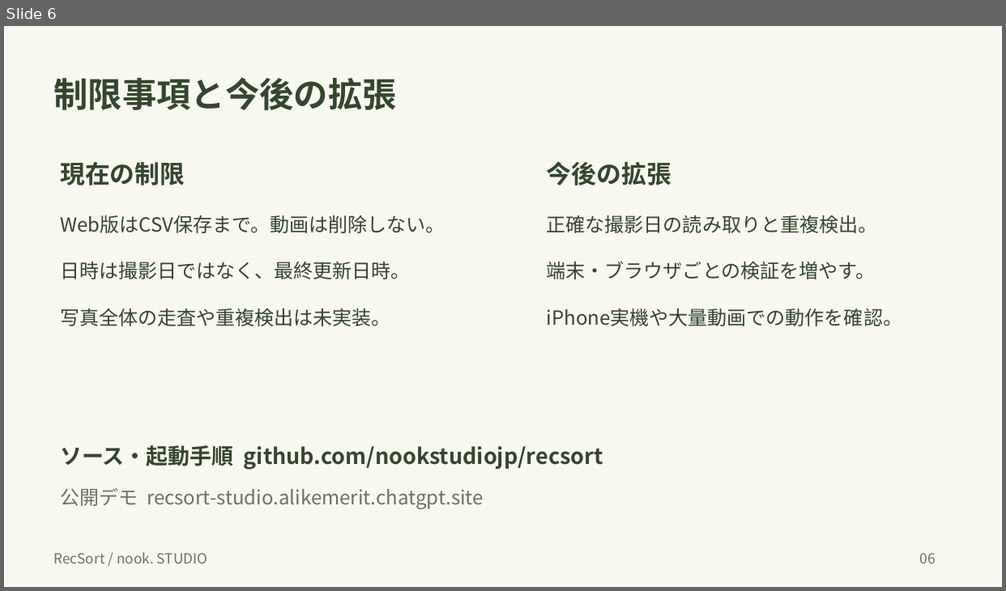
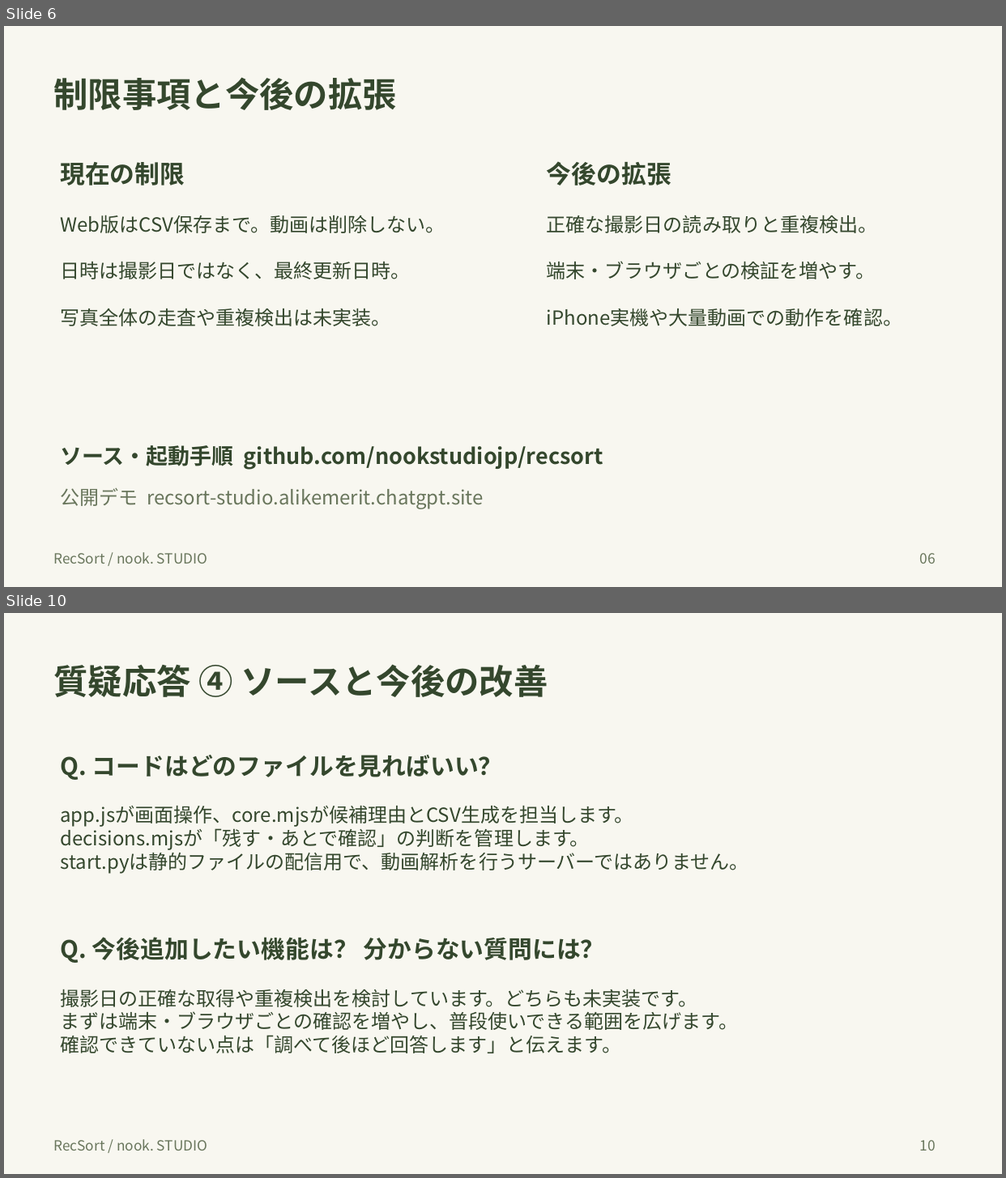
Before and after one commit to nookstudiojp/recsort, a slide deck: docs/RecSort-slides.pptx. Shown one above the other, each under a label of ours: slide 6 before the commit, slides 6 and 10 after it; the slides between them are not shown. The pictures are 1006x591 and 1006x1178 pixels, drawn with LibreOffice and Linux fonts; fonts in the diff are those of the drawing. Boxes give left, top, right and bottom in pixels: in the first picture for what was removed or moved away, otherwise in the second. Text is boxed around its words. In the diff, an @@ line names an element or a change of style, - is before the commit and + after.

```diff
--- a/docs/RecSort-slides.pptx
+++ b/docs/RecSort-slides.pptx
@@ slide 10 added at <box>4,613,1002,1174</box>, background #F8F7F0 @@
@@ text added at <box>54,664,548,697</box>, 33 pt, text #34472D, bold @@
+質疑応答 ④ ソースと今後の改善
@@ text added at <box>60,755,503,780</box>, 23.2 pt, text #34472D, bold @@
+Q. コードはどのファイルを見ればいい？
@@ text added at <box>60,806,749,874</box>, 18.8 pt, text #34472D @@
+app.jsが画面操作、core.mjsが候補理由とCSV生成を担当します。
+decisions.mjsが「残す・あとで確認」の判断を管理します。
+start.pyは静的ファイルの配信用で、動画解析を行うサーバーではありません。
@@ text added at <box>60,937,605,963</box>, 23.2 pt, text #34472D, bold @@
+Q. 今後追加したい機能は？ 分からない質問には？
@@ text added at <box>60,990,738,1054</box>, 18.8 pt, text #34472D @@
+撮影日の正確な取得や重複検出を検討しています。どちらも未実装です。
+まずは端末・ブラウザごとの確認を増やし、普段使いできる範囲を広げます。
+確認できていない点は「調べて後ほど回答します」と伝えます。
@@ text added at <box>54,1139,207,1151</box>, 13.5 pt, text #69765C @@
+RecSort / nook. STUDIO
@@ text added at <box>920,1140,936,1151</box>, 13.5 pt, text #69765C @@
+10
```
Also in this commit, not shown: 3 other slides added, 3 other files.
